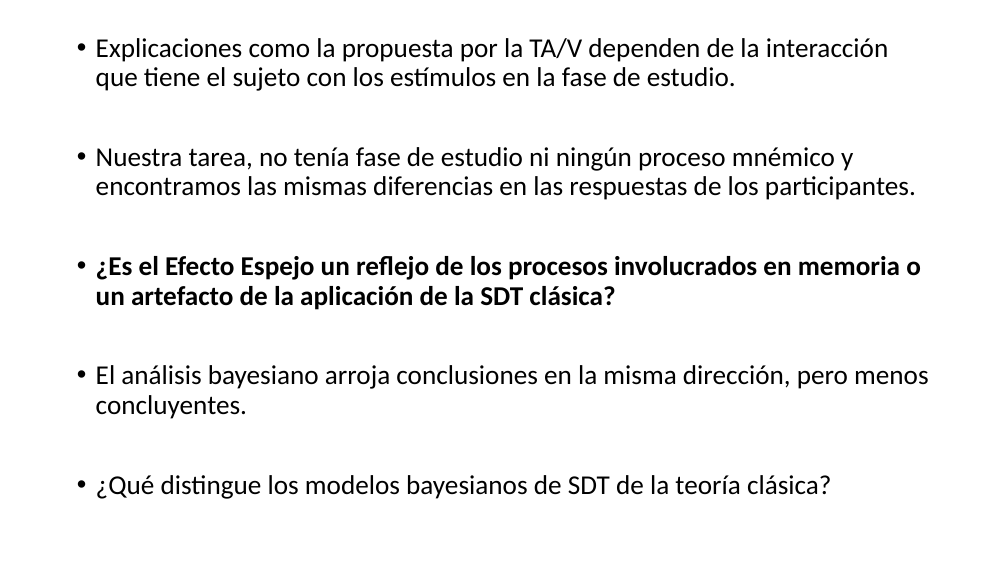
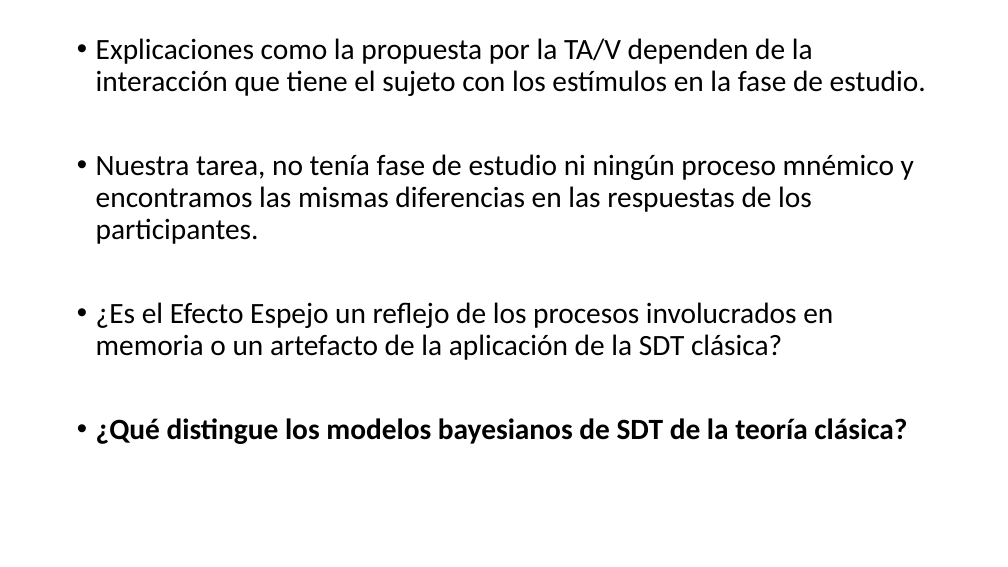
Before and after one commit to Adrifelcha/Adrifelcha, a slide deck: slide 68 of Tesis/Presentaciones/FINAL_Examen.pptx (slide 65 before the commit). Drawn at 1008x567 pixels with LibreOffice and Linux fonts; fonts in the diff are those of the drawing. Boxes give left, top, right and bottom in pixels: in the first picture for what was removed or moved away, otherwise in the second. Text is boxed around its words. In the diff, an @@ line names an element or a change of style, - is before the commit and + after.

```diff
--- a/Tesis/Presentaciones/FINAL_Examen.pptx
+++ b/Tesis/Presentaciones/FINAL_Examen.pptx
@@ text "Explicaciones como la propuesta por ..." at (x1=96, y1=38, x2=926, y2=444): size 25.9 to 28 pt; bold off in "¿Es el Efecto Espejo un reflejo de ..."; bold on in "¿Qué distingue los modelos bayesianos de SDT ..." @@
@@ text at (x1=96, y1=365, x2=928, y2=419): paragraph removed @@
-• El análisis bayesiano arroja conclusiones en la misma dirección, pero menos concluyentes.
```
Also in this commit, not shown: 13 other slides changed, 2 slides added, 1 slide removed, 1 other file.
